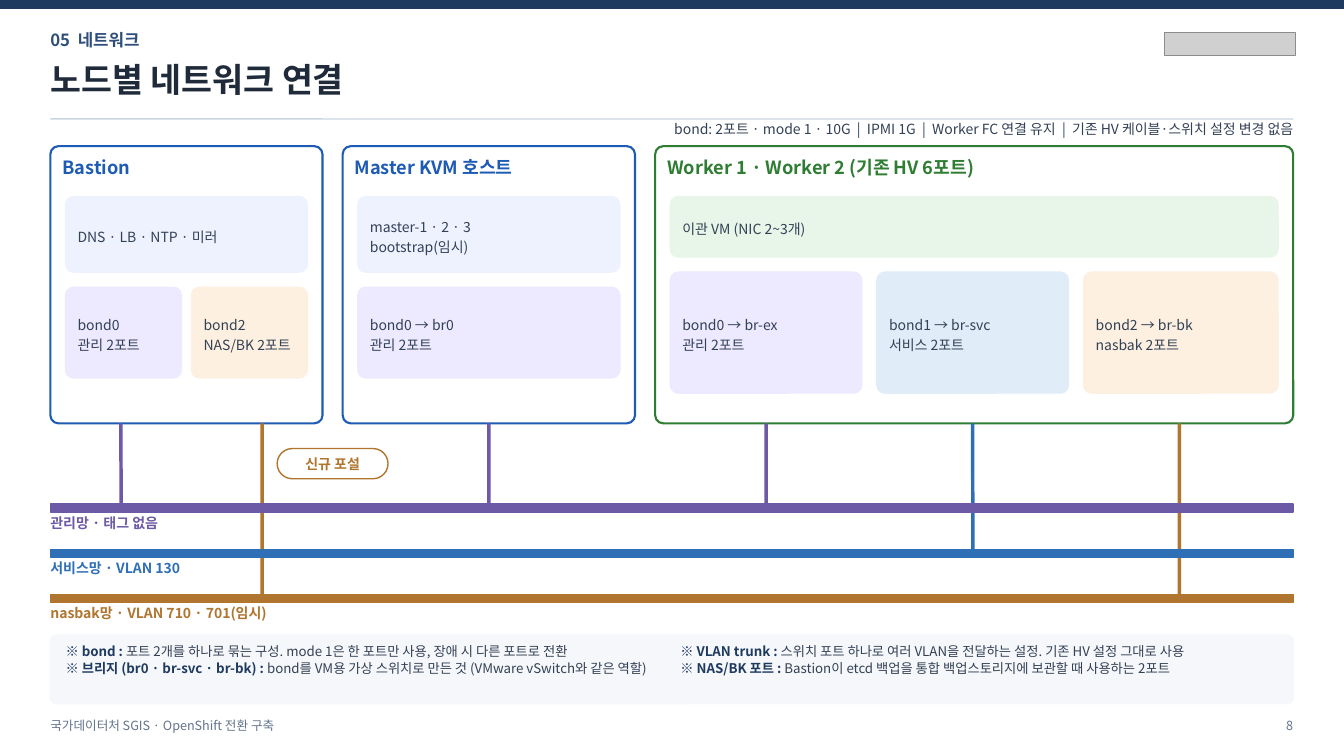
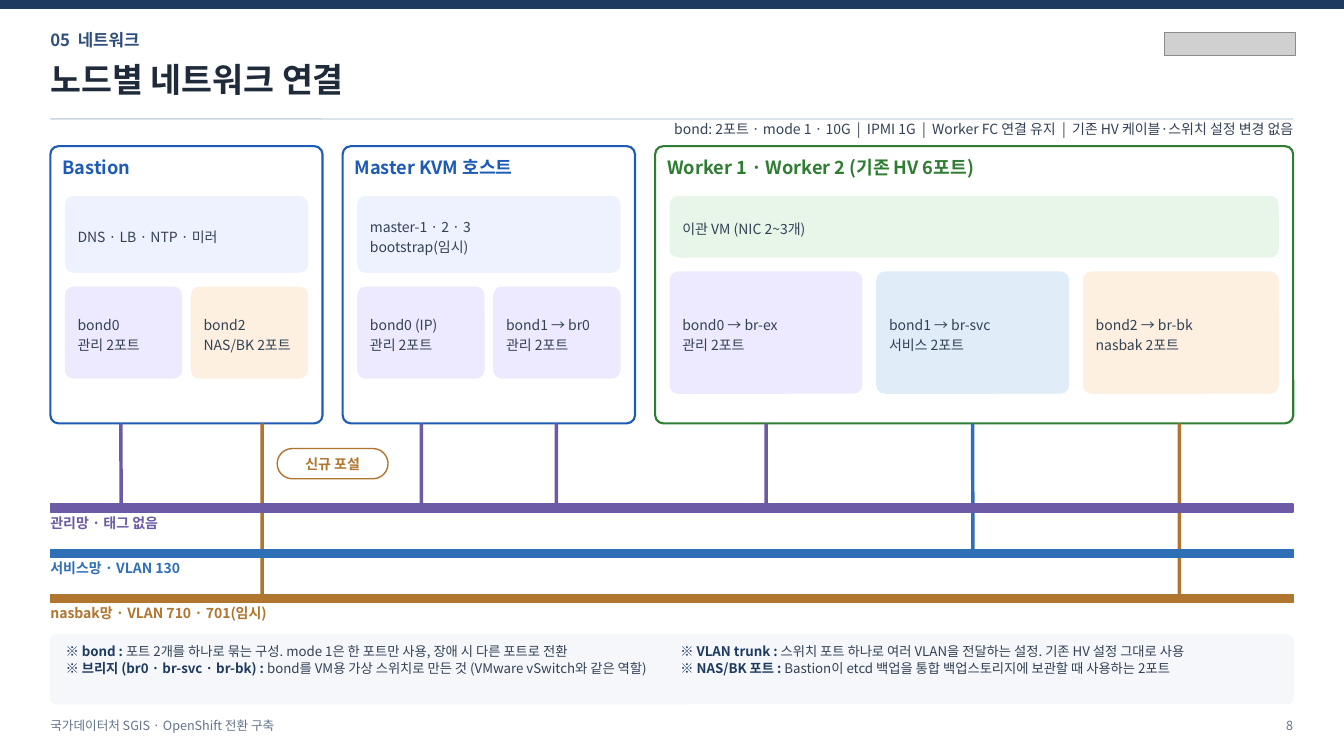
Before and after one commit to fine-Jang/FineJnag_repo, a slide deck: slide 8 of 20_Projects/SGIS_MTV/SGIS_MTV_WorkPlan_v3.0pt.pptx. Drawn at 1344x756 pixels with LibreOffice and Linux fonts; fonts in the diff are those of the drawing; grey boxes stand for pictures. Boxes give left, top, right and bottom in pixels: in the first picture for what was removed or moved away, otherwise in the second. Text is boxed around its words. In the diff, an @@ line names an element or a change of style, - is before the commit and + after.

```diff
--- a/20_Projects/SGIS_MTV/SGIS_MTV_WorkPlan_v3.0pt.pptx
+++ b/20_Projects/SGIS_MTV/SGIS_MTV_WorkPlan_v3.0pt.pptx
@@ rounded rectangle: place and size @@
-rounded rectangle at (358,287,620,378)
+rounded rectangle at (358,287,484,378)
@@ rounded rectangle added at (494,287,620,378), fill #EDE9FE, outline #EDE9FE 1 pt @@
@@ text at (370,318,437,333): text changed @@
-bond0 → br0
+bond0 (IP)
@@ text added at (506,319,590,351), 10 pt, text #334155 @@
+bond1 → br0
+관리 2포트
@@ line moved from (489, 423) - (489, 504) to (421, 423) - (421, 504) @@
@@ line added from (557, 423) to (557, 504), #6D5AA6 2.5 pt @@
```
Also in this commit, not shown: 6 other slides changed, 3 other files.
